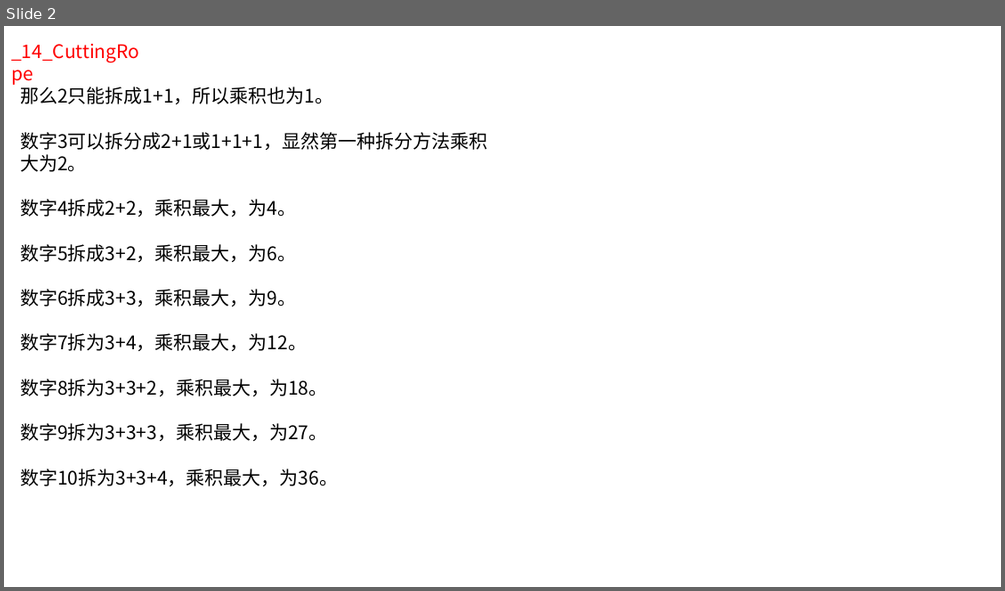
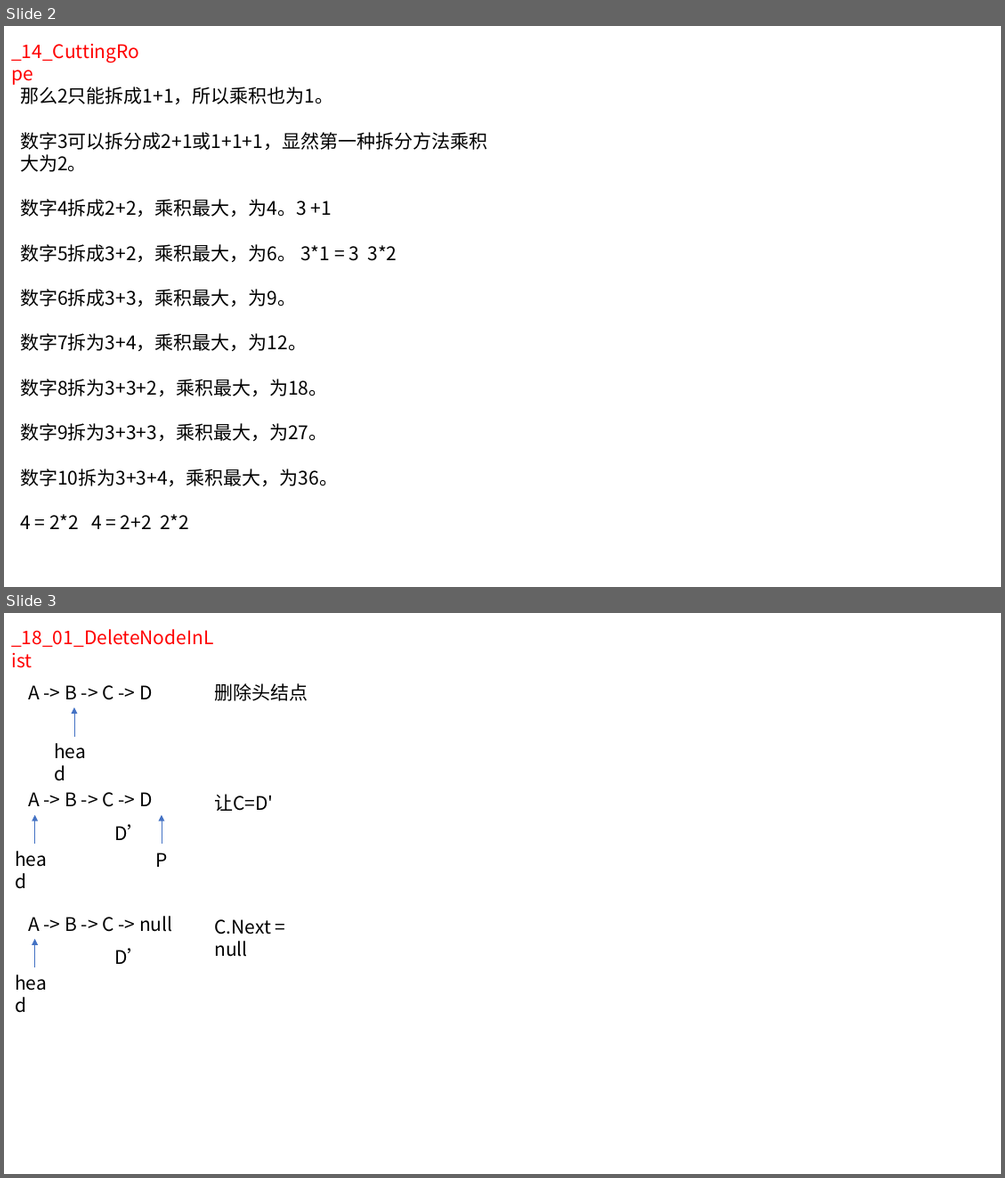
Before and after one commit to kangzao/sword-for-offer, a slide deck: res/deduce.pptx. Shown one above the other, each under a label of ours: slide 2 before the commit, slides 2 and 3 after it. The pictures are 1005x591 and 1005x1178 pixels, drawn with LibreOffice and Linux fonts; fonts in the diff are those of the drawing. Boxes give left, top, right and bottom in pixels: in the first picture for what was removed or moved away, otherwise in the second. Text is boxed around its words. In the diff, an @@ line names an element or a change of style, - is before the commit and + after.

```diff
--- a/res/deduce.pptx
+++ b/res/deduce.pptx
@@ slide 3 added at (x1=4, y1=613, x2=1001, y2=1174), background #FFFFFF @@
@@ text added at (x1=11, y1=629, x2=213, y2=647), 18 pt, text #FF0000 @@
+_18_01_DeleteNodeInList
@@ text added at (x1=28, y1=685, x2=152, y2=700), 18 pt, text #000000 @@
+A -> B -> C -> D
@@ text added at (x1=214, y1=683, x2=307, y2=701), 18 pt, text #000000 @@
+删除头结点
@@ arrow added from (74, 737) to (74, 707), #4472C4 0.5 pt @@
@@ text added at (x1=47, y1=737, x2=102, y2=766), 18 pt, text #000000 @@
+head
@@ text added at (x1=28, y1=792, x2=152, y2=807), 18 pt, text #000000 @@
+A -> B -> C -> D
@@ text added at (x1=214, y1=794, x2=273, y2=811), 18 pt, text #000000 @@
+让C=D'
@@ arrow added from (34, 844) to (34, 815), #4472C4 0.5 pt @@
@@ text added at (x1=114, y1=824, x2=146, y2=840), 18 pt, text #000000 @@
+D’
@@ arrow added from (162, 844) to (162, 815), #4472C4 0.5 pt @@
@@ text added at (x1=8, y1=844, x2=63, y2=874), 18 pt, text #000000 @@
+head
@@ text added at (x1=156, y1=852, x2=168, y2=867), 18 pt, text #000000 @@
+P
@@ text added at (x1=28, y1=916, x2=172, y2=932), 18 pt, text #000000 @@
+A -> B -> C -> null
@@ text added at (x1=214, y1=919, x2=271, y2=957), 18 pt, text #000000 @@
+C.Next = null
@@ arrow added from (34, 967) to (34, 939), #4472C4 0.5 pt @@
@@ text added at (x1=114, y1=948, x2=146, y2=964), 18 pt, text #000000 @@
+D’
@@ text added at (x1=8, y1=967, x2=63, y2=997), 18 pt, text #000000 @@
+head
@@ slide 2 changed as well @@
@@ text at (x1=20, y1=199, x2=396, y2=262): text changed @@
-数字4拆成2+2，乘积最大，为4。
-数字5拆成3+2，乘积最大，为6。
+数字4拆成2+2，乘积最大，为4。3 +1
+数字5拆成3+2，乘积最大，为6。 3*1 = 3 3*2
@@ text at (x1=20, y1=514, x2=189, y2=529): paragraph added @@
+4 = 2*2 4 = 2+2 2*2
```
Also in this commit, not shown: 2 other slides changed, 1 other file.
